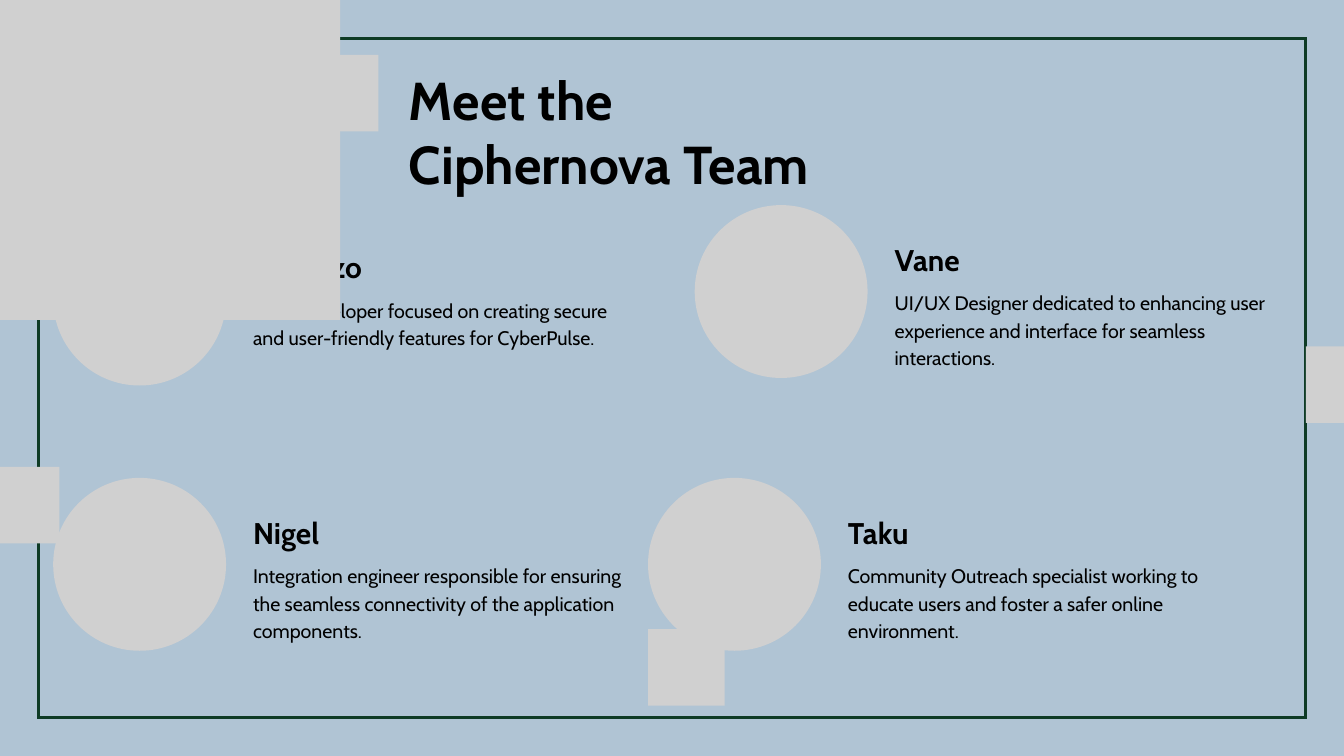
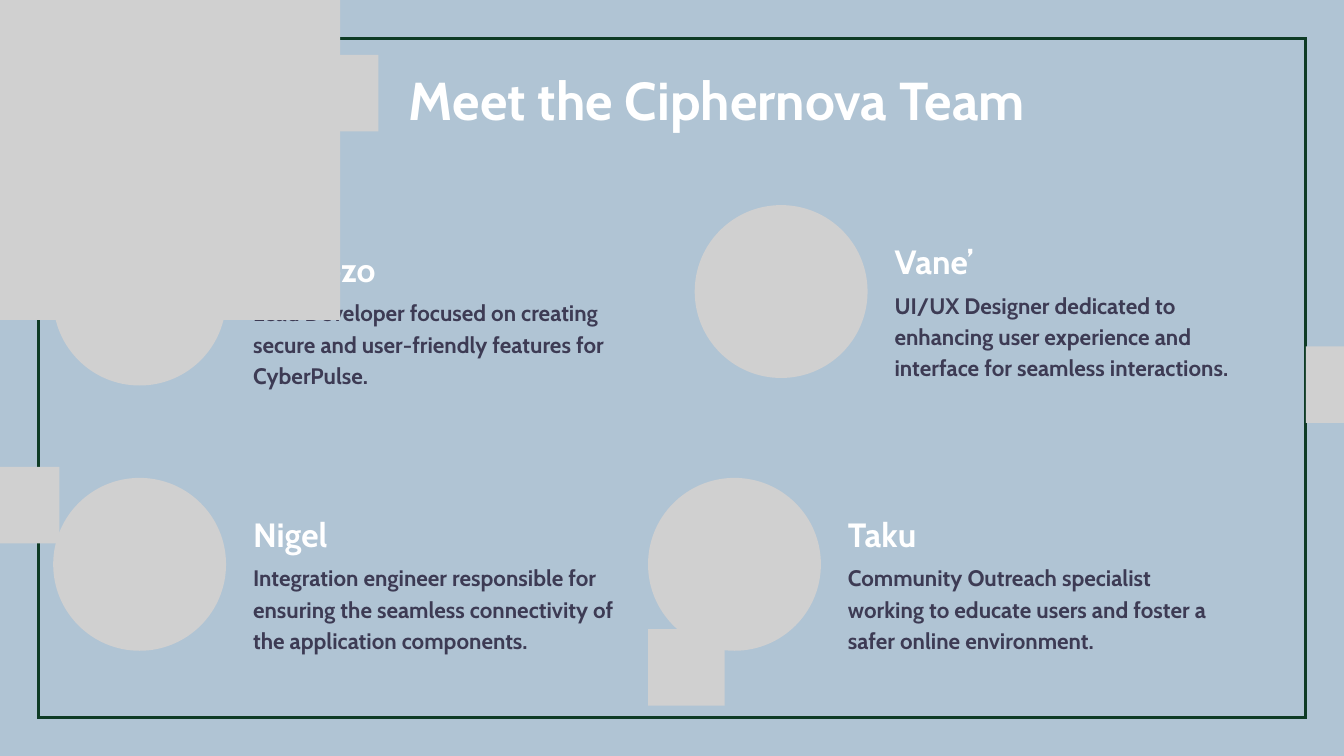
Before and after one commit to brogrammer012/CipherNova, a slide deck: slide 8 of demo/Presentation - CyberPulse.pptx (slide 6 before the commit). Drawn at 1344x756 pixels with LibreOffice and Linux fonts; fonts in the diff are those of the drawing; grey boxes stand for pictures. Boxes give left, top, right and bottom in pixels: in the first picture for what was removed or moved away, otherwise in the second. Text is boxed around its words. In the diff, an @@ line names an element or a change of style, - is before the commit and + after.

```diff
--- a/demo/Presentation - CyberPulse.pptx
+++ b/demo/Presentation - CyberPulse.pptx
@@ text "Meet the Ciphernova Team" at (409, 80, 1025, 132): text colour #000000 to #FFFFFF @@
@@ text at (895, 249, 974, 274): text changed; size 32 to 36 pt; text colour #000000 to #FFFFFF @@
-Vane
+Vane’
@@ size 32 to 36 pt, text colour #000000 to #FFFFFF; line spacing 38.4pt to 43.2pt in 3 elements at (253, 265, 376, 282), (848, 522, 916, 547), (253, 522, 327, 555) @@
@@ size 21 to 24 pt, text colour #000000 to #3D3B54, bold on; line spacing 29.4pt to 33.6pt in 4 elements at (848, 569, 1206, 649), (253, 304, 604, 390), (895, 297, 1228, 376), (253, 569, 613, 655) @@
```
Also in this commit, not shown: 3 other slides changed, 4 slides added, 2 slides removed.
